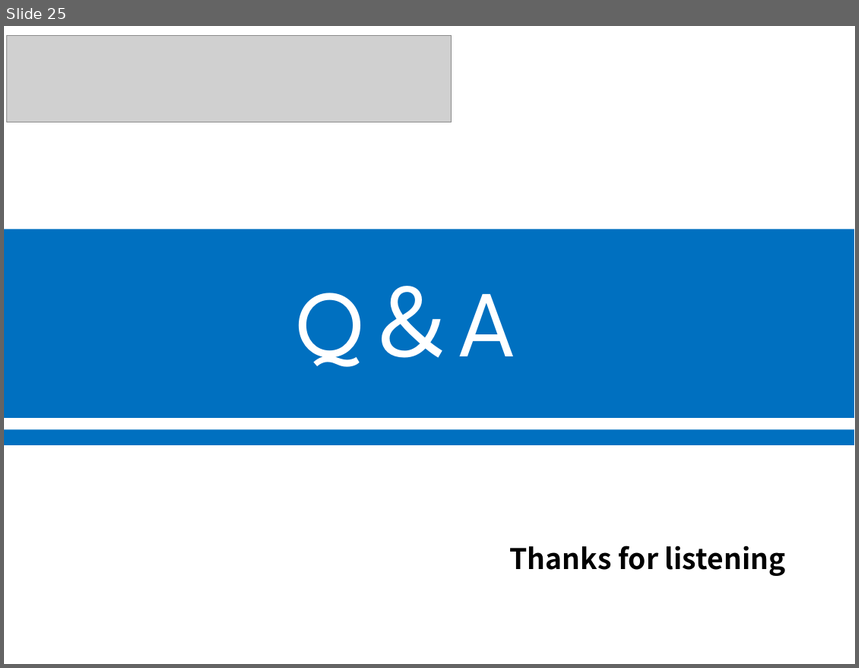
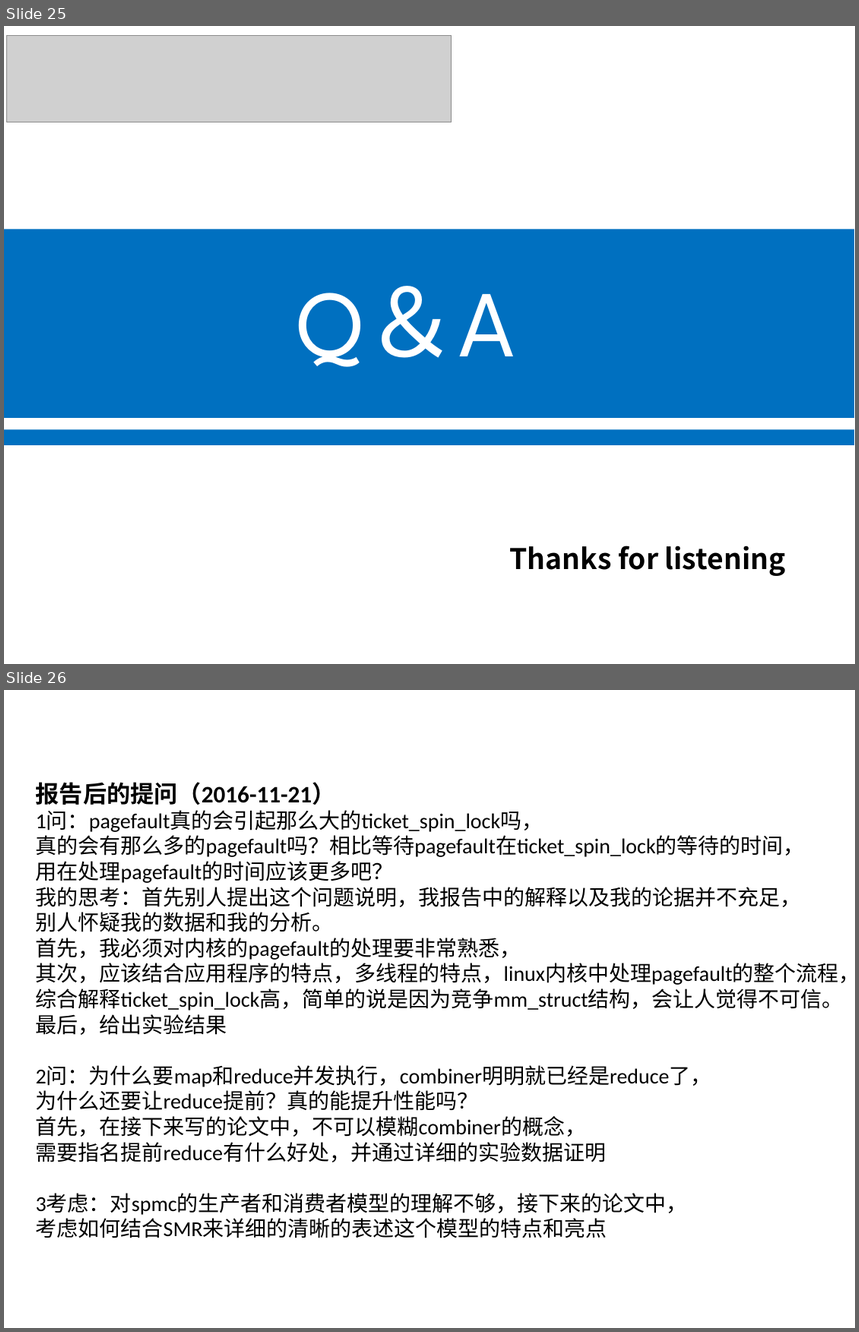
Before and after one commit to yufenyu/work, a slide deck: dmr_paper/paper/chinaSys-2016.ppt. Shown one above the other, each under a label of ours: slide 25 before the commit, slides 25 and 26 after it. The pictures are 859x668 and 859x1332 pixels, drawn with LibreOffice and Linux fonts; fonts in the diff are those of the drawing; grey boxes stand for pictures. Boxes give left, top, right and bottom in pixels: in the first picture for what was removed or moved away, otherwise in the second. Text is boxed around its words. In the diff, an @@ line names an element or a change of style, - is before the commit and + after.

```diff
--- a/dmr_paper/paper/chinaSys-2016.ppt
+++ b/dmr_paper/paper/chinaSys-2016.ppt
@@ slide 26 added at box(4, 690, 855, 1328), background #FFFFFF @@
@@ text added at box(36, 782, 855, 1239), 18 pt, text #000000 @@
+报告后的提问（2016-11-21）
+1问：pagefault真的会引起那么大的ticket_spin_lock吗，
+真的会有那么多的pagefault吗？相比等待pagefault在ticket_spin_lock的等待的时间，
+用在处理pagefault的时间应该更多吧？
+我的思考：首先别人提出这个问题说明，我报告中的解释以及我的论据并不充足，
+别人怀疑我的数据和我的分析。
+首先，我必须对内核的pagefault的处理要非常熟悉，
+其次，应该结合应用程序的特点，多线程的特点，linux内核中处理pagefault的整个流程，
+综合解释ticket_spin_lock高，简单的说是因为竞争mm_struct结构，会让人觉得不可信。
+最后，给出实验结果
+2问：为什么要map和reduce并发执行，combiner明明就已经是reduce了，
+为什么还要让reduce提前？真的能提升性能吗？
+首先，在接下来写的论文中，不可以模糊combiner的概念，
+需要指名提前reduce有什么好处，并通过详细的实验数据证明
+3考虑：对spmc的生产者和消费者模型的理解不够，接下来的论文中，
+考虑如何结合SMR来详细的清晰的表述这个模型的特点和亮点
@@ text added at box(63, 1281, 253, 1315), 18 pt, text #FFFFFF @@
+*
```
Also in this commit, not shown: 3 slides changed, 2 other files.
